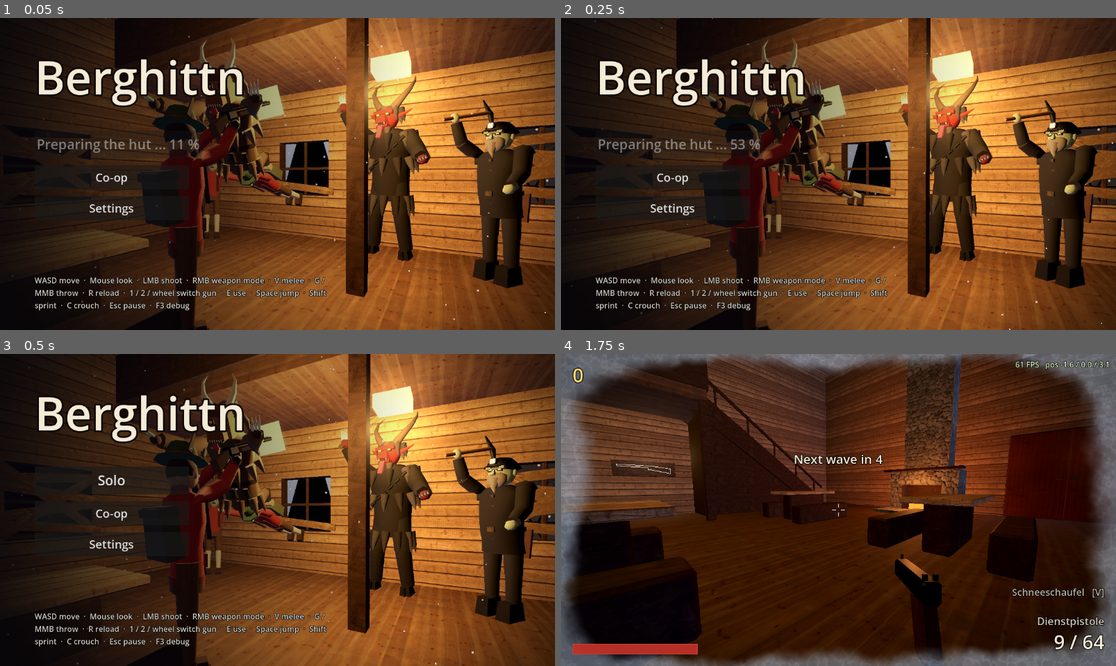
Above: before the commit, frames 1-4 (two rows, left to right).
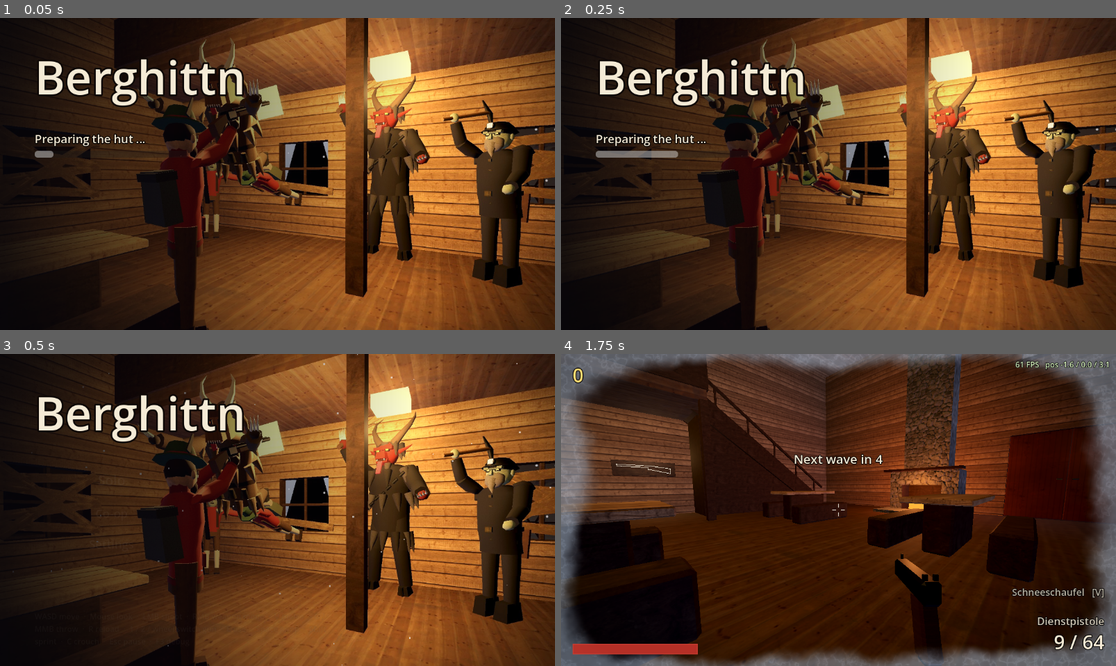
Above: after the commit, the same moments.

Repository: WiesnSims/Berghittn
Game: Godot game, scene res://scenes/main.tscn
The game is run twice, just before and just after one commit, with the same random seed, the same clock (stepped at 60 frames per second) and the same inputs.
Inputs (mouse positions are in pixels of both pictures, inside the frame that each line leads up to):
- Up to frame 1 (0.05 s): no input
- Up to frame 2 (0.25 s): no input
- Up to frame 3 (0.5 s): no input
- Up to frame 4 (1.75 s): click (672, 481) at 0.5 s, where only the run before the commit has a clickable "Solo"; move the mouse to (866, 510) at 1.27 s; hold W (move_forward) from 1.28 s (still down); hold C (crouch) from 1.28 s (still down); tap Space (jump) at 1.52 s

The runs differ from the first frame. In frame 1, 5.3% of the frame differs, in the area x 3-100%, y 0-100%; in frame 2, 9.8%; in frame 3, 10%; in frame 4, nothing differs.

Commit message:
Menu only once the shaders are built: still title with a progress bar before
Each WebGL shader compile blocks the browser's main thread, so the live menu
stuttered while the warmup ran behind it (play-test). The title now holds
still with "Preparing the hut ..." and a bar, then the buttons fade in and the
picture comes alive. Invite links wait for it too.

Co-Authored-By: Claude Opus 5.5 <noreply@anthropic.com>
Claude-Session: https://claude.ai/code/session_019UEcy64CQypfpm24agfJP7

Diff:
--- a/data/strings_de.tres
+++ b/data/strings_de.tres
@@ -192,5 +192,5 @@
 [&"", &"UI_BACK_TO_LOBBY"]: [&"Zurück zur Lobby"],
 [&"", &"UI_SOLO"]: [&"Solo"],
 [&"", &"UI_JOIN_MATCH"]: [&"Mitspielen"],
-[&"", &"UI_PREPARING"]: [&"Die Hütte wird vorbereitet ... %d %%"]
+[&"", &"UI_PREPARING"]: [&"Die Hütte wird vorbereitet ..."]
 }
--- a/data/strings_en.tres
+++ b/data/strings_en.tres
@@ -192,5 +192,5 @@
 [&"", &"UI_BACK_TO_LOBBY"]: [&"Back to the lobby"],
 [&"", &"UI_SOLO"]: [&"Solo"],
 [&"", &"UI_JOIN_MATCH"]: [&"Join the match"],
-[&"", &"UI_PREPARING"]: [&"Preparing the hut ... %d %%"]
+[&"", &"UI_PREPARING"]: [&"Preparing the hut ..."]
 }
--- a/scenes/ui/start_screen.tscn
+++ b/scenes/ui/start_screen.tscn
@@ -13,6 +13,7 @@
 script = ExtResource("1")
 
 [node name="Backdrop" type="Control" parent="."]
+unique_name_in_owner = true
 layout_mode = 1
 anchors_preset = 15
 anchor_right = 1.0
@@ -66,6 +67,30 @@
 layout_mode = 2
 mouse_filter = 2
 
+[node name="Loading" type="VBoxContainer" parent="Margin/Column"]
+unique_name_in_owner = true
+layout_mode = 2
+size_flags_horizontal = 0
+mouse_filter = 2
+theme_override_constants/separation = 8
+
+[node name="LoadingLabel" type="Label" parent="Margin/Column/Loading"]
+unique_name_in_owner = true
+layout_mode = 2
+theme_override_colors/font_color = Color(0.96, 0.92, 0.84, 1)
+theme_override_colors/font_outline_color = Color(0, 0, 0, 1)
+theme_override_constants/outline_size = 6
+theme_override_font_sizes/font_size = 24
+text = "UI_PREPARING"
+
+[node name="LoadingBar" type="ProgressBar" parent="Margin/Column/Loading"]
+unique_name_in_owner = true
+custom_minimum_size = Vector2(320, 14)
+layout_mode = 2
+mouse_filter = 2
+max_value = 1.0
+show_percentage = false
+
 [node name="SoloButton" type="Button" parent="Margin/Column"]
 unique_name_in_owner = true
 custom_minimum_size = Vector2(320, 58)
@@ -96,6 +121,7 @@
 mouse_filter = 2
 
 [node name="Controls" type="Label" parent="Margin/Column"]
+unique_name_in_owner = true
 custom_minimum_size = Vector2(620, 0)
 layout_mode = 2
 size_flags_horizontal = 0
--- a/scripts/effects/shader_warmup.gd
+++ b/scripts/effects/shader_warmup.gd
@@ -101,6 +101,10 @@
 func _finish() -> void:
 	if _camera and _world_mask != 0:
 		_camera.cull_mask = _world_mask
+		_world_mask = 0
+		# The world's own first frame (anything left compiles there) before the menu comes in.
+		for i: int in 2:
+			await get_tree().process_frame
 		# In the browser console, for load-time reports (#78).
 		print("Shaders ready: %d items, %d ms after start" % [_items.size(), Time.get_ticks_msec()])
 	_done = true
--- a/scripts/main.gd
+++ b/scripts/main.gd
@@ -51,8 +51,7 @@
 		GameState.invite_used = true
 		var room: String = Net.room_from_url()
 		if room != "":
-			_open_lobby()
-			_lobby.join(room)
+			_join_from_invite(room)
 
 
 func _process(_delta: float) -> void:
@@ -92,6 +91,14 @@
 	get_tree().paused = not _coop
 	_start_screen.visible = not GameState.has_started
 	_pause_menu.visible = GameState.has_started
+
+
+## The lobby (and the game) only once the shaders are built: the title shows how far that is.
+func _join_from_invite(room: String) -> void:
+	if is_instance_valid(_warmup) and not _start_screen.is_revealed():
+		await _warmup.finished
+	_open_lobby()
+	_lobby.join(room)
 
 
 func _open_lobby() -> void:
--- a/scripts/ui/start_screen.gd
+++ b/scripts/ui/start_screen.gd
@@ -1,8 +1,9 @@
 class_name StartScreen
 extends Control
 ## Title screen (#77): the game's teaser behind, Solo, Co-op and Settings. Solo's click doubles as the
-## user gesture browsers require for pointer lock (and audio). It waits until the hut's shaders are
-## built (#78, ShaderWarmup) and shows how far that is.
+## user gesture browsers require for pointer lock (and audio). Until the hut's shaders are built
+## (#78, ShaderWarmup) it shows only the still picture and how far that is: each new shader blocks the
+## browser for a moment, so a live menu would stutter. Then the menu comes in and the picture moves.
 
 signal play_requested
 signal settings_requested
@@ -11,7 +12,11 @@
 @onready var _solo: Button = %SoloButton
 @onready var _coop: Button = %CoopButton
 
+## How long the menu takes to fade in once everything is built (s).
+const REVEAL_TIME: float = 0.4
+
 var _ready_share: float = 0.0
+var _revealed: bool = false
 # Co-op: the match started without us clicking in yet; the button joins it.
 var _join_mode: bool = false
 
@@ -32,26 +37,45 @@
 	(%Notice as Label).visible = text != ""
 
 
-## How far the shaders are built (0..1); playing alone waits for 1, so the first room does not stall.
+## How far the shaders are built (0..1); the menu waits for 1, so neither it nor the first room stalls.
 func set_ready(share: float) -> void:
 	_ready_share = share
+	(%LoadingBar as ProgressBar).value = share
+	if share >= 1.0 and not _revealed:
+		_revealed = true
+		_reveal()
+	elif not _revealed:
+		for item: Control in _menu_items():
+			item.hide()
+		(%Loading as Control).show()
+		(%Backdrop as TeaserBackdrop).set_animated(false)
 	_refresh()
+
+
+func is_revealed() -> bool:
+	return _revealed
+
+
+func _reveal() -> void:
+	(%Loading as Control).hide()
+	for item: Control in _menu_items():
+		item.show()
+		item.modulate.a = 0.0
+		create_tween().tween_property(item, "modulate:a", 1.0, REVEAL_TIME)
+	_coop.visible = not _join_mode
+	(%Backdrop as TeaserBackdrop).set_animated(true)
+
+
+func _menu_items() -> Array[Control]:
+	return [_solo, _coop, %SettingsButton, %Controls]
 
 
 ## A co-op match started without our click (we are a guest): the button now joins it.
 func set_join_mode(on: bool) -> void:
 	_join_mode = on
-	_coop.visible = not on
+	_coop.visible = not on and _revealed
 	_refresh()
 
 
 func _refresh() -> void:
-	var done: bool = _ready_share >= 1.0
-	# Joining a running match does not wait: the others are already playing.
-	_solo.disabled = not done and not _join_mode
-	if _join_mode:
-		_solo.text = tr("UI_JOIN_MATCH")
-	elif done:
-		_solo.text = tr("UI_SOLO")
-	else:
-		_solo.text = tr("UI_PREPARING") % roundi(_ready_share * 100.0)
+	_solo.text = tr("UI_JOIN_MATCH") if _join_mode else tr("UI_SOLO")
--- a/scripts/ui/teaser_backdrop.gd
+++ b/scripts/ui/teaser_backdrop.gd
@@ -3,7 +3,8 @@
 ## The title screen's background (#77): a still from the game (tools/teaser), alive in 2D only, so it
 ## costs no 3D shaders while the hut's are still being built behind it (#78). It drifts slowly like a
 ## camera, snow blows past, the Stube lamp flickers, and now and then the Jagdflinte goes off: a
-## flash at its muzzle, the room lit up for a moment and a little kick.
+## flash at its muzzle, the room lit up for a moment and a little kick. While the shaders are built
+## it holds still (set_animated): those frames come in bursts, and motion would show every one.
 
 const PICTURE: Texture2D = preload("res://assets/ui/teaser.jpg")
 ## Where the Jagdflinte's muzzle and the Stube lamp are in the picture (0..1; printed by tools/teaser).
@@ -22,6 +23,8 @@
 var _muzzle: TextureRect
 var _lamp: TextureRect
 var _flash_fill: ColorRect
+var _snow_drift: CPUParticles2D
+var _animated: bool = true
 var _time: float = 0.0
 var _shot_left: float = 1.5
 var _flash_left: float = 0.0
@@ -48,13 +51,25 @@
 	add.blend_mode = CanvasItemMaterial.BLEND_MODE_ADD
 	_flash_fill.material = add
 	add_child(_flash_fill)
-	add_child(_snow())
+	_snow_drift = _snow()
+	add_child(_snow_drift)
 	add_child(_shade())
+
+
+## Still (the lamp at rest, no snow, no shots) or alive.
+func set_animated(on: bool) -> void:
+	_animated = on
+	_snow_drift.emitting = on
+	_snow_drift.visible = on
+	if on:
+		_snow_drift.restart()
 
 
 func _process(delta: float) -> void:
 	if not is_visible_in_tree():
 		return
+	if not _animated:
+		delta = 0.0
 	_time += delta
 	# Cover the screen at any aspect, a bit larger than it, drifting slowly back and forth.
 	var phase: float = sin(_time / DRIFT_TIME * TAU)
--- a/tests/title_view.gd
+++ b/tests/title_view.gd
@@ -29,8 +29,8 @@
 		if frames == 15:
 			_shot("title_preparing.png")
 	print("warmup: %d frames, %d ms, last progress %.2f" % [frames, Time.get_ticks_msec() - started, _progress[-1] if not _progress.is_empty() else -1.0])
-	for i: int in 30:
-		await get_tree().process_frame
+	# Past the menu's fade-in.
+	await get_tree().create_timer(1.0, true).timeout
 	_shot("title_ready.png")
 	# The world behind the title, as the game will show it.
 	(main.get_node("UI/StartScreen") as Control).hide()
Not shown, changed: README.md
